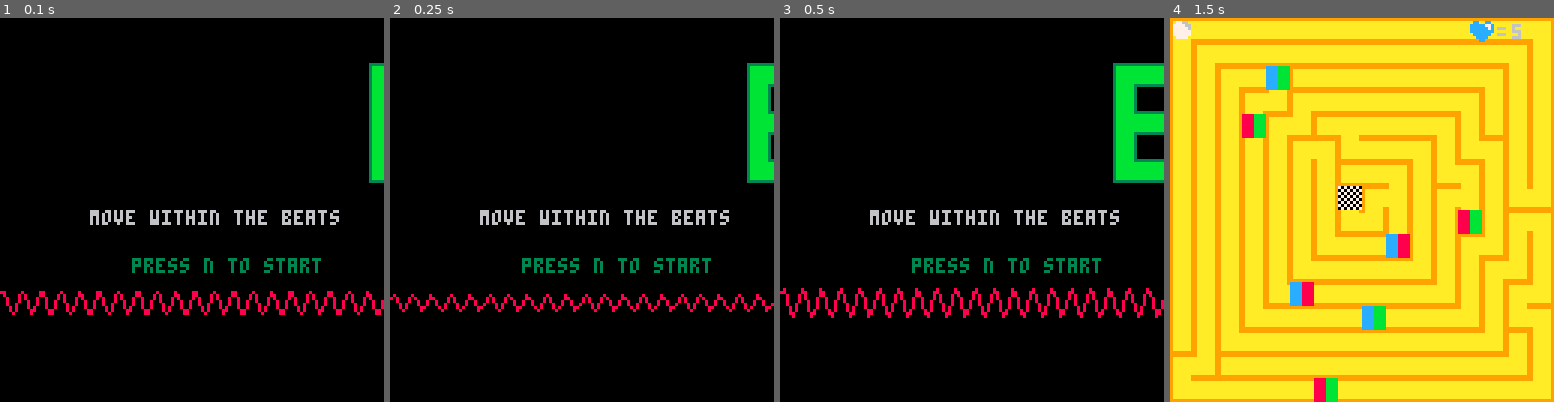
Above: before the commit, frames 1-4 (left to right).
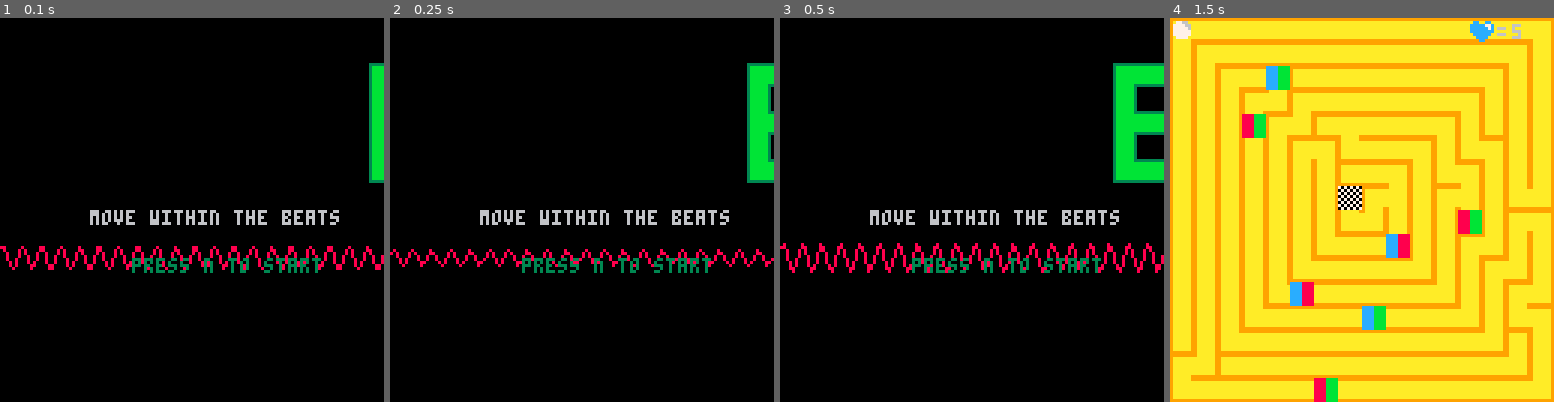
Above: after the commit, the same moments.

Repository: maxim767/FirstProji
Game: PICO-8 cartridge farbeen.p8
The game is run twice, just before and just after one commit, with the same random seed, the same clock (stepped at 60 frames per second) and the same inputs.
Inputs:
- Up to frame 1 (0.1 s): no input
- Up to frame 2 (0.25 s): no input
- Up to frame 3 (0.5 s): no input
- Up to frame 4 (1.5 s): tap O (Z key) at 0.7 s

The runs differ from the first frame. In frame 1, 3.4% of the frame differs, in the area x 0-100%, y 59-78%; in frame 2, 2.3%; in frame 3, 4.1%, in the area x 0-100%, y 58-79%; in frame 4, nothing differs.

Commit message:
Update farbeen.p8

Diff:
--- a/farbeen.p8
+++ b/farbeen.p8
@@ -6,7 +6,8 @@
 amp   = 5
 freq  = 20
 pxl_y = 100
-offsetpxl_y = 95
+offsetpxl_y = 80
+
 coloroffset1 = 12
 coloroffset2 = 10
 coloroffset3 = 8
